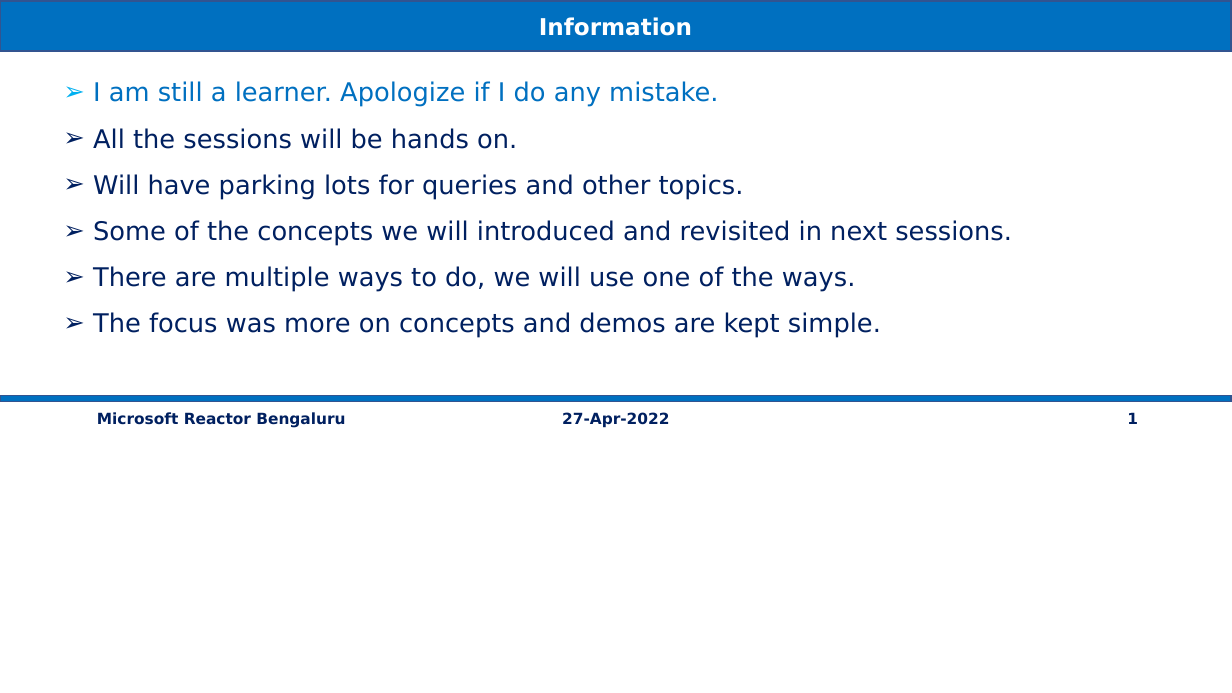
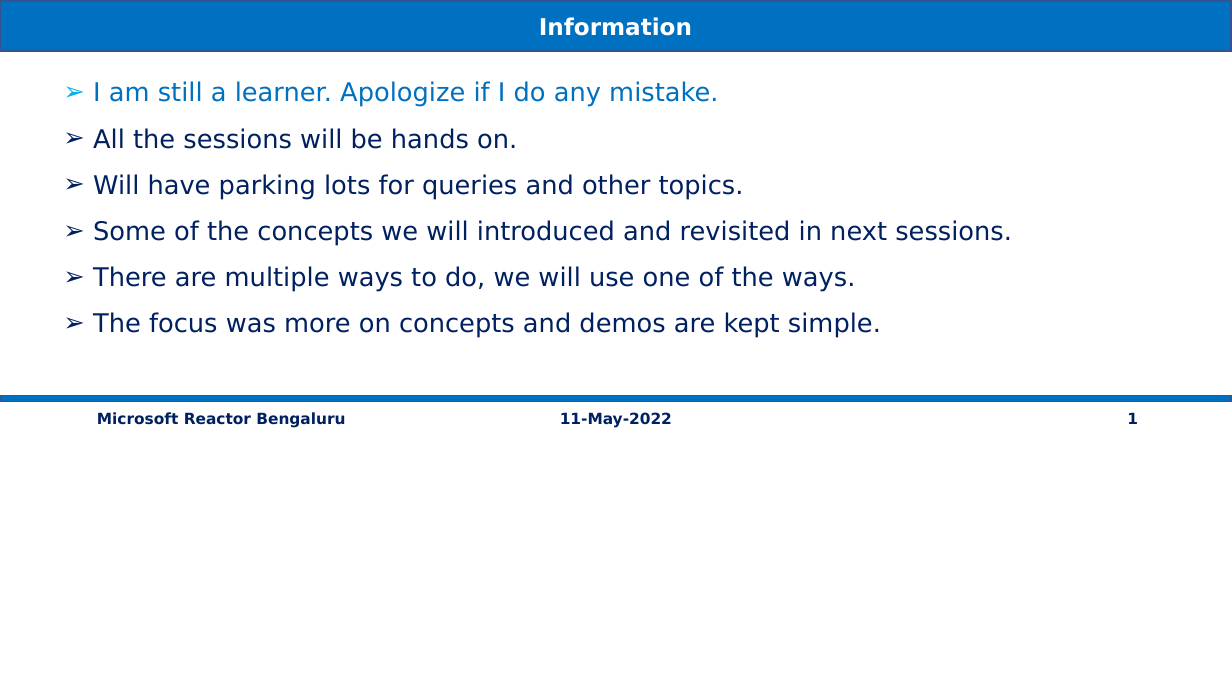
Before and after one commit to vishipayyallore/speaker-series-2022, a slide deck: slide 1 of microsoft-reactor/Demos.pptx. Drawn at 1232x693 pixels with LibreOffice and Linux fonts; fonts in the diff are those of the drawing. Boxes give left, top, right and bottom in pixels: in the first picture for what was removed or moved away, otherwise in the second. Text is boxed around its words. In the diff, an @@ line names an element or a change of style, - is before the commit and + after.

```diff
--- a/microsoft-reactor/Demos.pptx
+++ b/microsoft-reactor/Demos.pptx
@@ text at (560,412,672,428): text changed @@
-27-Apr-2022
+11-May-2022
```
Also in this commit, not shown: 3 other files.
